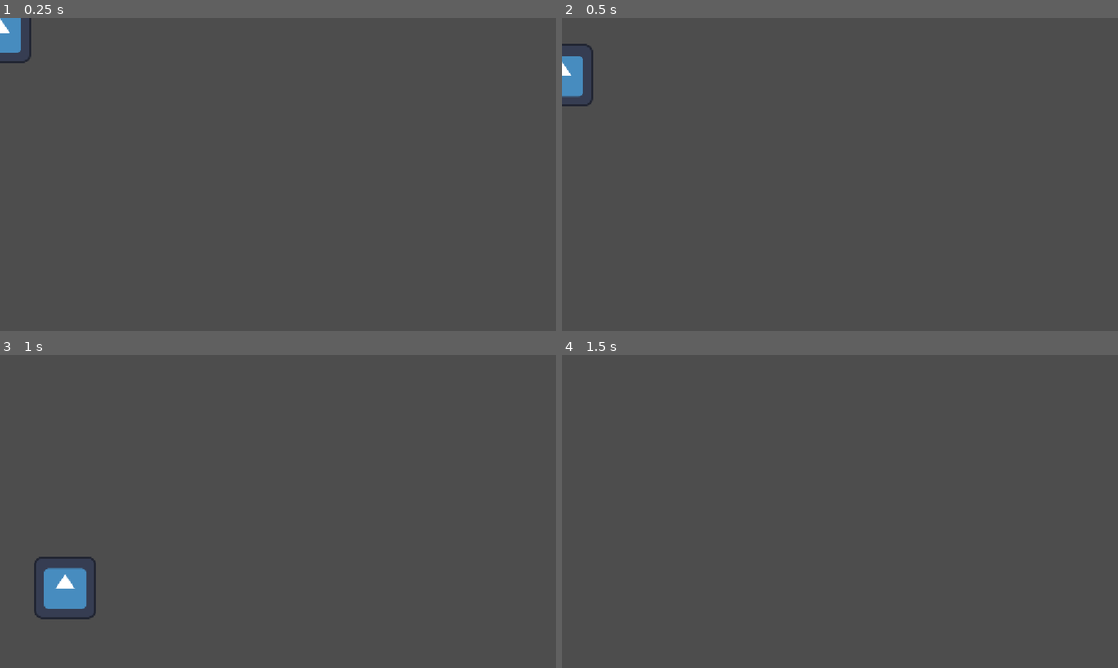
Above: before the commit, frames 1-4 (two rows, left to right).
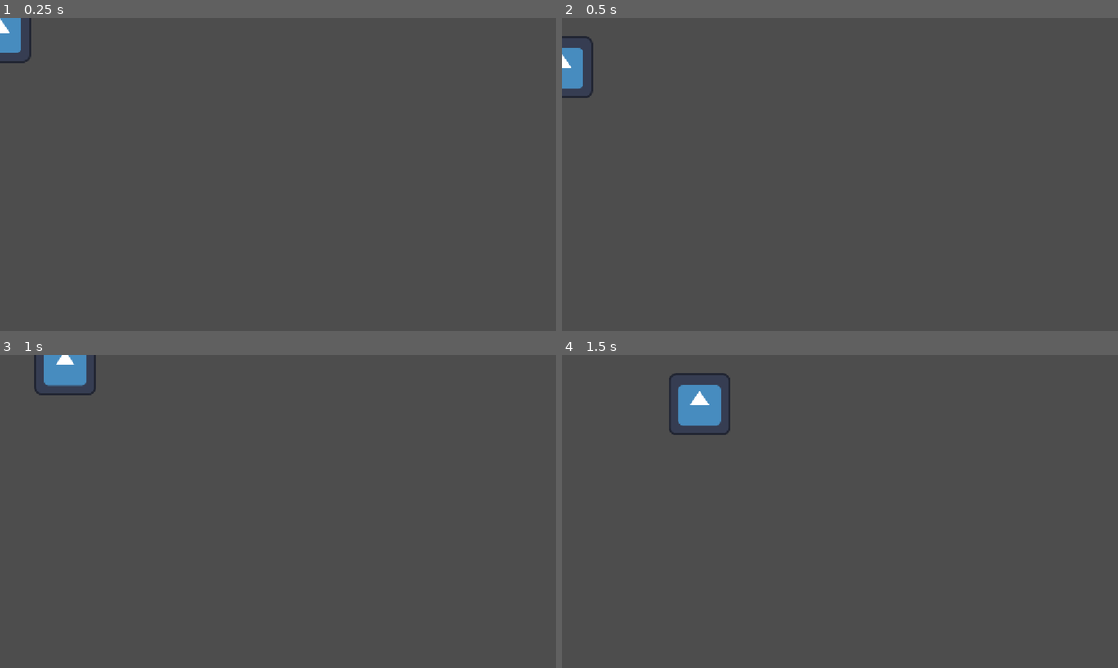
Above: after the commit, the same moments.

Repository: ignaciorizu/Primer_Videojuego_Godot
Game: Godot game, scene res://src/scenes/world/world.tscn
Same seed, same stepped clock (60 frames per second), same inputs: the game is played once before the commit and once after it. This scene is started directly instead of the project's main scene. The engine's default icon, where the game draws it, is replaced by a stand-in: a white triangle on a blue panel in a dark square.
Inputs:
- Up to frame 1 (0.25 s): no input
- Up to frame 2 (0.5 s): no input
- Up to frame 3 (1 s): tap Enter (ui_accept) at 0.5, 0.77 s; hold Right (ui_right) from 0.53 s (still down)
- Up to frame 4 (1.5 s): keep holding Right (ui_right)

Frame 1 is identical in both runs. In frame 2, 0.4% of the frame differs, in the area x 0-6%, y 5-29%; in frame 3, 2.2%, in the area x 6-18%, y 0-85%; in frame 4, 1.3%.

Commit message:
Piso base

Diff:
--- a/src/scenes/world/world.tscn
+++ b/src/scenes/world/world.tscn
@@ -2,6 +2,18 @@
 
 [ext_resource type="PackedScene" uid="uid://httovaliqqan" path="res://src/scenes/player/Personaje.tscn" id="1_m76yy"]
 
+[sub_resource type="CanvasItemMaterial" id="CanvasItemMaterial_m76yy"]
+
+[sub_resource type="RectangleShape2D" id="RectangleShape2D_if6j7"]
+size = Vector2(433, 87)
+
 [node name="World" type="Node2D" unique_id=869871594]
 
 [node name="Personaje" parent="." unique_id=664453637 instance=ExtResource("1_m76yy")]
+
+[node name="piso" type="StaticBody2D" parent="." unique_id=1103514999]
+
+[node name="CollisionShape2D" type="CollisionShape2D" parent="piso" unique_id=1765518014]
+material = SubResource("CanvasItemMaterial_m76yy")
+position = Vector2(66, 217)
+shape = SubResource("RectangleShape2D_if6j7")
